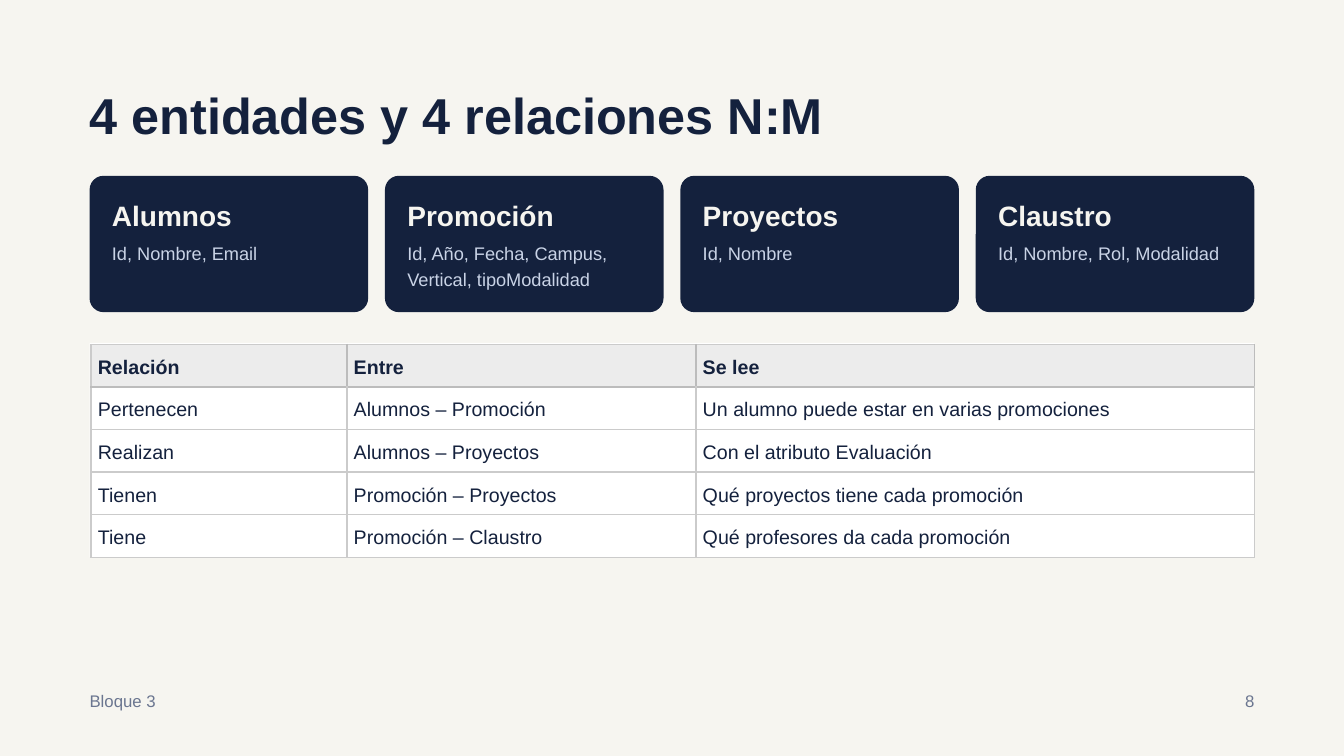
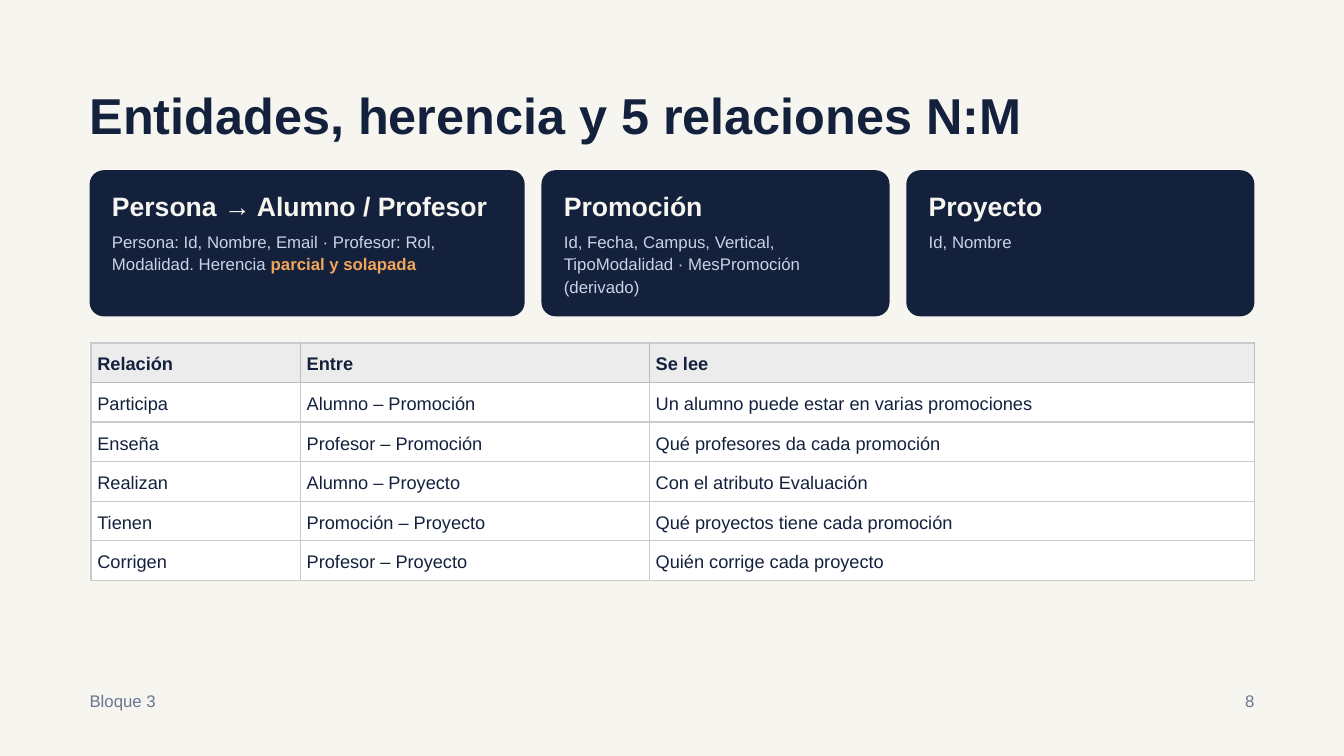
Before and after one commit to palejandra1111-dotcom/ProyectoGrupal-BBDD, a slide deck: slide 8 of docs/Presentacion.pptx. Drawn at 1344x756 pixels with LibreOffice and Linux fonts; fonts in the diff are those of the drawing. Boxes give left, top, right and bottom in pixels: in the first picture for what was removed or moved away, otherwise in the second. Text is boxed around its words. In the diff, an @@ line names an element or a change of style, - is before the commit and + after.

```diff
--- a/docs/Presentacion.pptx
+++ b/docs/Presentacion.pptx
@@ title at <box>90,97,1021,144</box>: text changed @@
-4 entidades y 4 relaciones N:M
+Entidades, herencia y 5 relaciones N:M
@@ proportions changed in 3 elements at <box>906,170,1254,317</box>, <box>541,170,889,317</box>, <box>90,170,525,317</box> @@
@@ rounded rectangle: place and size @@
-rounded rectangle at <box>90,175,368,312</box>
+rounded rectangle at <box>90,170,525,317</box>
@@ rounded rectangle removed at <box>385,175,663,312</box> @@
@@ rounded rectangle: place and size @@
-rounded rectangle at <box>681,175,959,312</box>
+rounded rectangle at <box>541,170,889,317</box>
@@ rounded rectangle: place and size @@
-rounded rectangle at <box>976,175,1254,312</box>
+rounded rectangle at <box>906,170,1254,317</box>
@@ text removed at <box>112,205,232,227</box> @@
-Alumnos
@@ text added at <box>112,196,487,217</box>, 19 pt, text #F6F5F0, bold @@
+Persona → Alumno / Profesor
@@ text "Promoción": place and size @@
-text "Promoción" at <box>407,205,553,227</box>
+text "Promoción" at <box>564,196,703,217</box>
@@ text "Promoción" at <box>564,196,703,217</box>: size 20 to 19 pt; line spacing 24pt to 22.8pt @@
@@ text removed at <box>703,206,838,231</box> @@
-Proyectos
@@ text added at <box>929,197,1043,221</box>, 19 pt, text #F6F5F0, bold @@
+Proyecto
@@ text removed at <box>998,205,1112,227</box> @@
-Claustro
@@ text at <box>112,236,436,274</box>: text changed; size 13 to 12 pt @@
-Id, Nombre, Email
+Persona: Id, Nombre, Email · Profesor: Rol, Modalidad. Herencia parcial y solapada
@@ text at <box>564,236,800,297</box>: text changed; size 13 to 12 pt @@
-Id, Año, Fecha, Campus, Vertical, tipoModalidad
+Id, Fecha, Campus, Vertical, TipoModalidad · MesPromoción (derivado)
@@ text "Id, Nombre": place and size @@
-text "Id, Nombre" at <box>703,247,793,262</box>
+text "Id, Nombre" at <box>929,236,1012,250</box>
@@ text "Id, Nombre" at <box>929,236,1012,250</box>: size 13 to 12 pt; line spacing 18.2pt to 16.2pt @@
@@ text removed at <box>998,247,1219,263</box> @@
-Id, Nombre, Rol, Modalidad
@@ rectangle: place and size @@
-rectangle at <box>90,343,1255,557</box>
+rectangle at <box>90,342,1255,581</box>
@@ table at <box>91,343,1254,581</box> @@
-row 2: Pertenecen | Alumnos – Promoción | Un alumno puede estar en varias promociones
-row 3: Realizan | Alumnos – Proyectos | Con el atributo Evaluación
-row 4: Tienen | Promoción – Proyectos | Qué proyectos tiene cada promoción
-row 5: Tiene | Promoción – Claustro | Qué profesores da cada promoción
+row 2: Participa | Alumno – Promoción | Un alumno puede estar en varias promociones
+row 3: Enseña | Profesor – Promoción | Qué profesores da cada promoción
+row 4: Realizan | Alumno – Proyecto | Con el atributo Evaluación
+row 5: Tienen | Promoción – Proyecto | Qué proyectos tiene cada promoción
+row 6: Corrigen | Profesor – Proyecto | Quién corrige cada proyecto
```
Also in this commit, not shown: 12 other slides changed, 1 slide added, 1 slide removed, 27 other files.
